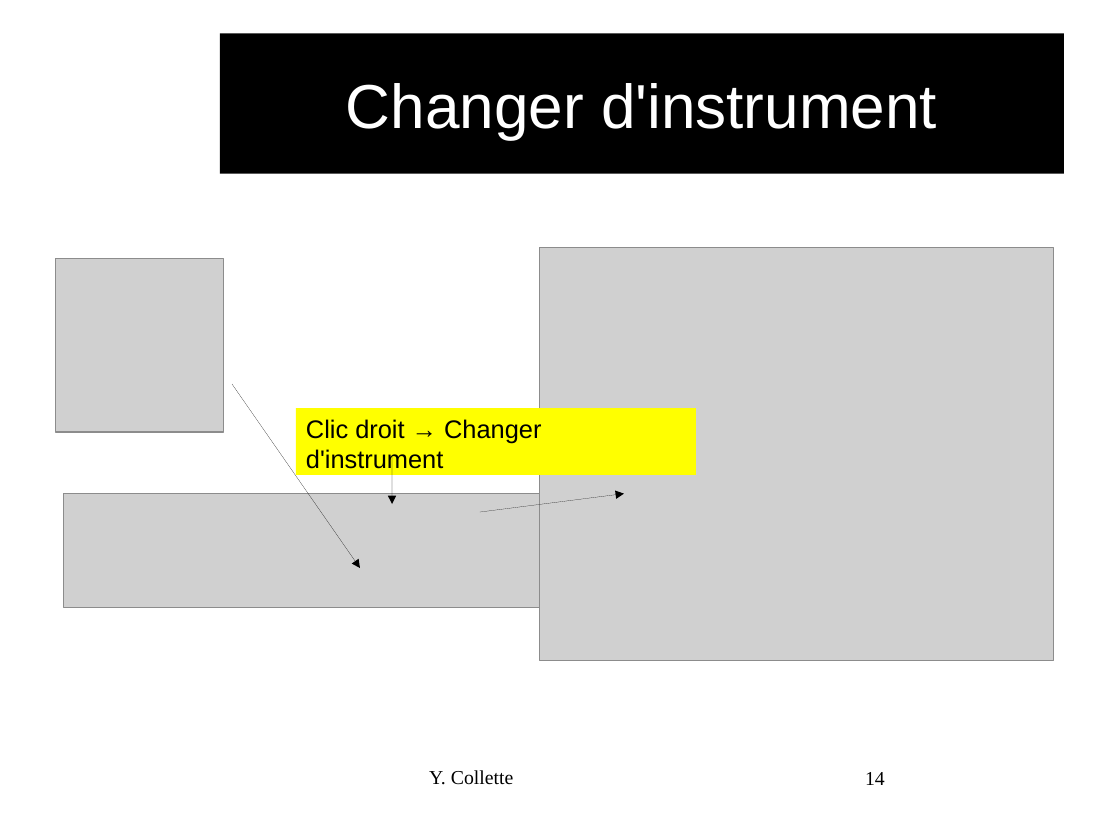
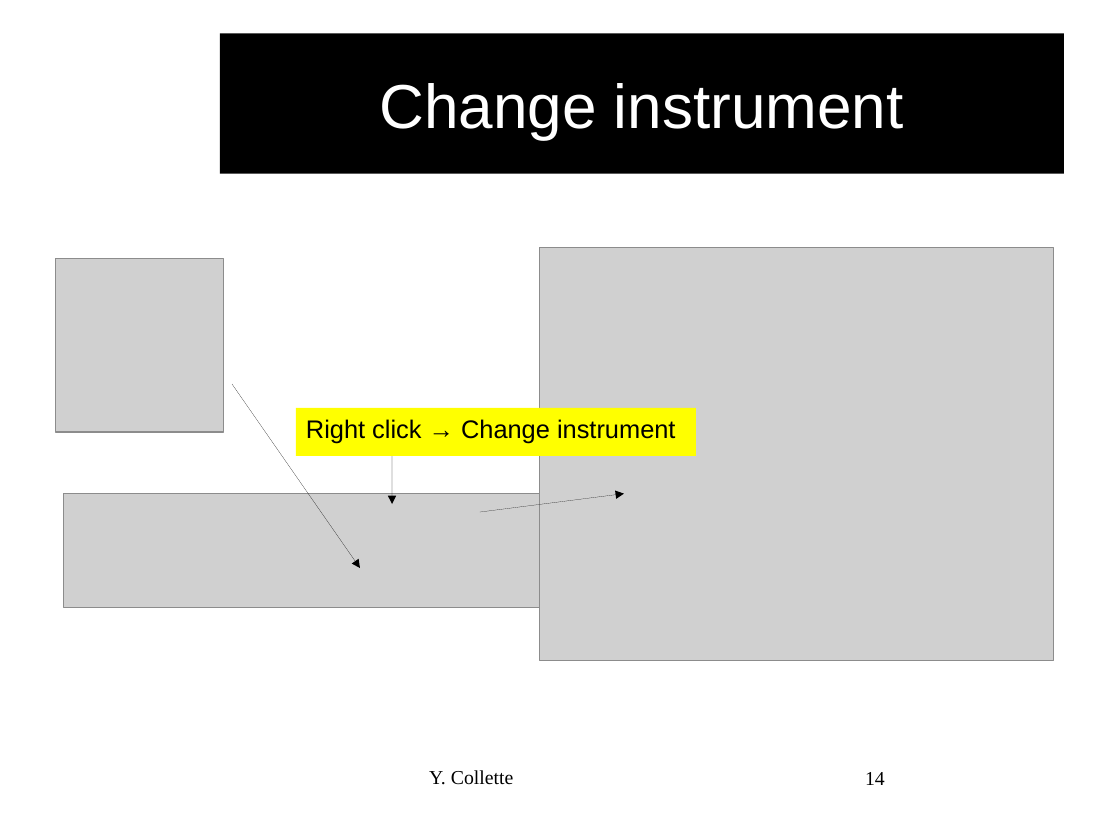
Before and after one commit to audinux/audinux.github.io, a slide deck: slide 14 of workshop/audio/MuseScore.odp. Drawn at 1120x840 pixels with LibreOffice and Linux fonts; fonts in the diff are those of the drawing; grey boxes stand for pictures; background and template pictures are left out. Boxes give left, top, right and bottom in pixels: in the first picture for what was removed or moved away, otherwise in the second. Text is boxed around its words. In the diff, an @@ line names an element or a change of style, - is before the commit and + after.

```diff
--- a/workshop/audio/MuseScore.odp
+++ b/workshop/audio/MuseScore.odp
@@ title at bbox=[379, 83, 904, 139]: text changed @@
-Changer d'instrument
+Change instrument
@@ rectangle "Right click → Change instrument": place and size @@
-rectangle "Right click → Change instrument" at bbox=[296, 409, 696, 476]
+rectangle "Right click → Change instrument" at bbox=[296, 409, 696, 456]
@@ text in rectangle at bbox=[306, 419, 675, 443]: text changed @@
-Clic droit → Changer d'instrument
+Right click → Change instrument
```
Also in this commit, not shown: 16 other slides changed, 4 slides added, 4 slides removed, 6 other files.
